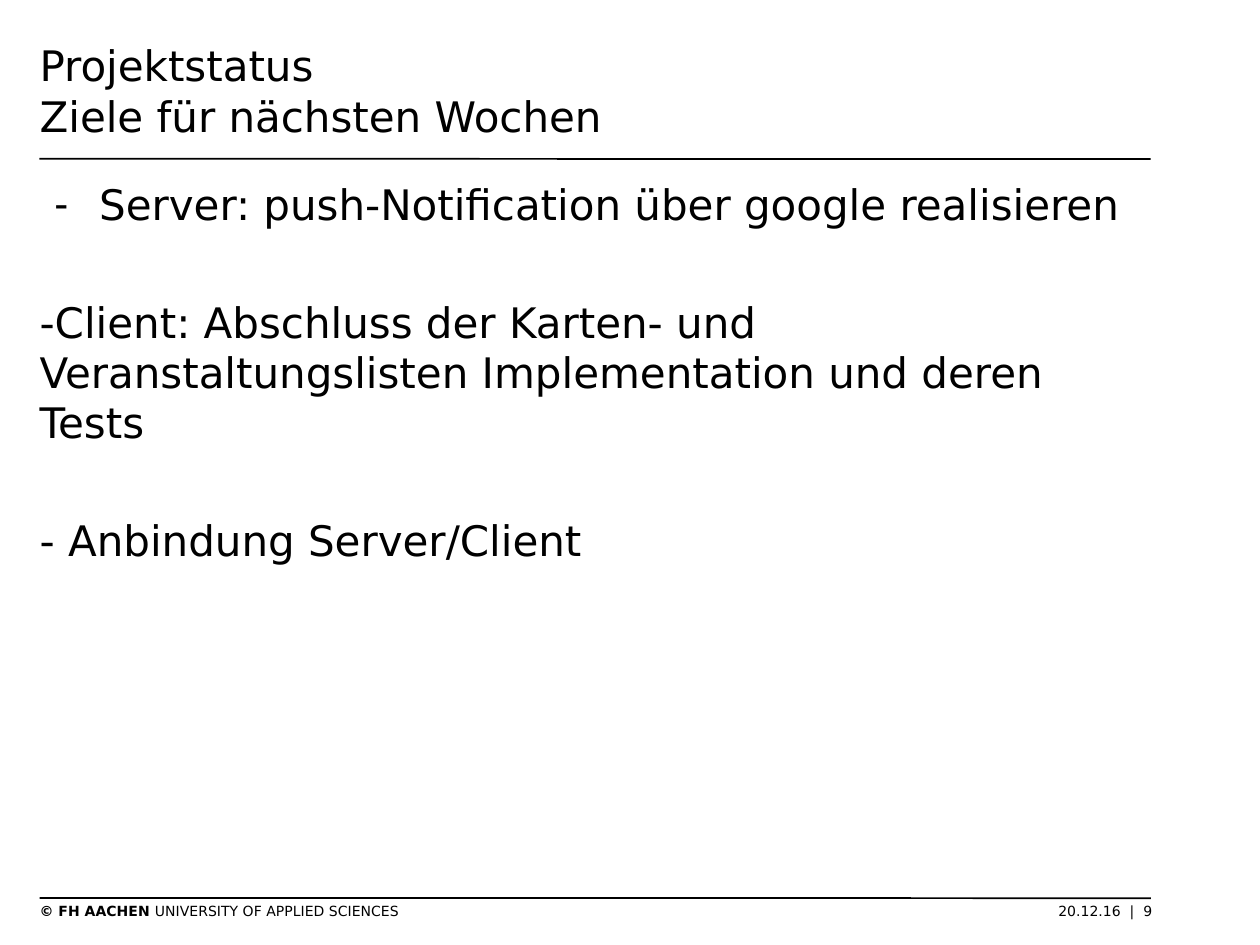
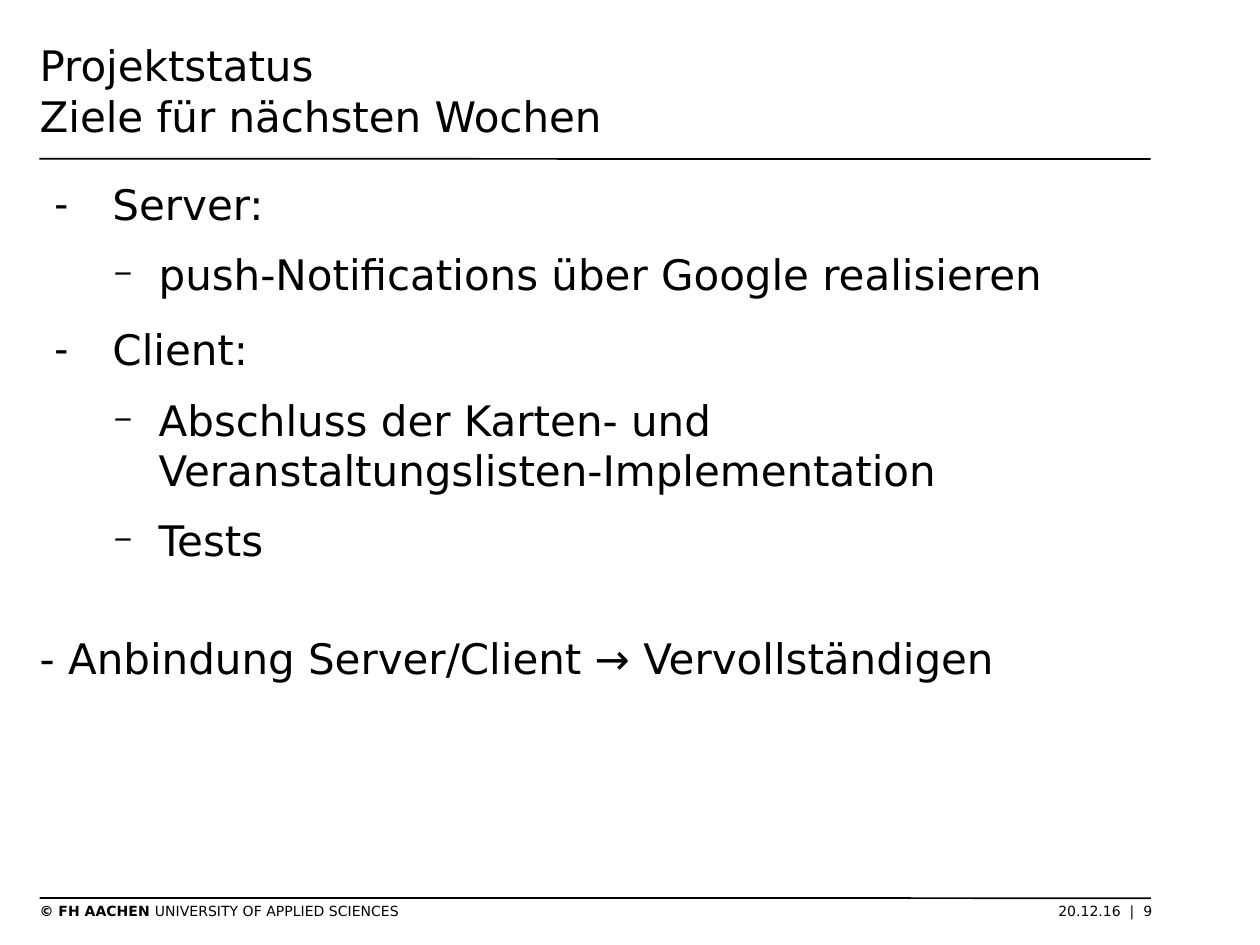
Before and after one commit to thomasgor/swe, a slide deck: slide 9 of Dokumente/Coaching/2016-12-21/2016-12-21 Präsentation Projektmgmt.odp. Drawn at 1260x945 pixels with LibreOffice and Linux fonts; fonts in the diff are those of the drawing; background and template pictures are left out. Boxes give left, top, right and bottom in pixels: in the first picture for what was removed or moved away, otherwise in the second. Text is boxed around its words. In the diff, an @@ line names an element or a change of style, - is before the commit and + after.

```diff
--- a/Dokumente/Coaching/2016-12-21/2016-12-21 Präsentation Projektmgmt.odp
+++ b/Dokumente/Coaching/2016-12-21/2016-12-21 Präsentation Projektmgmt.odp
@@ text at (68,188,1041,683): text changed @@
-– Server: push-Notification über google realisieren
--Client: Abschluss der Karten- und Veranstaltungslisten Implementation und deren Tests
-- Anbindung Server/Client
+– Server:
+  − push-Notifications über Google realisieren
+– Client:
+  − Abschluss der Karten- und Veranstaltungslisten-Implementation
+  − Tests
+- Anbindung Server/Client → Vervollständigen
```
Also in this commit, not shown: 3 other slides changed, 1 other file.
